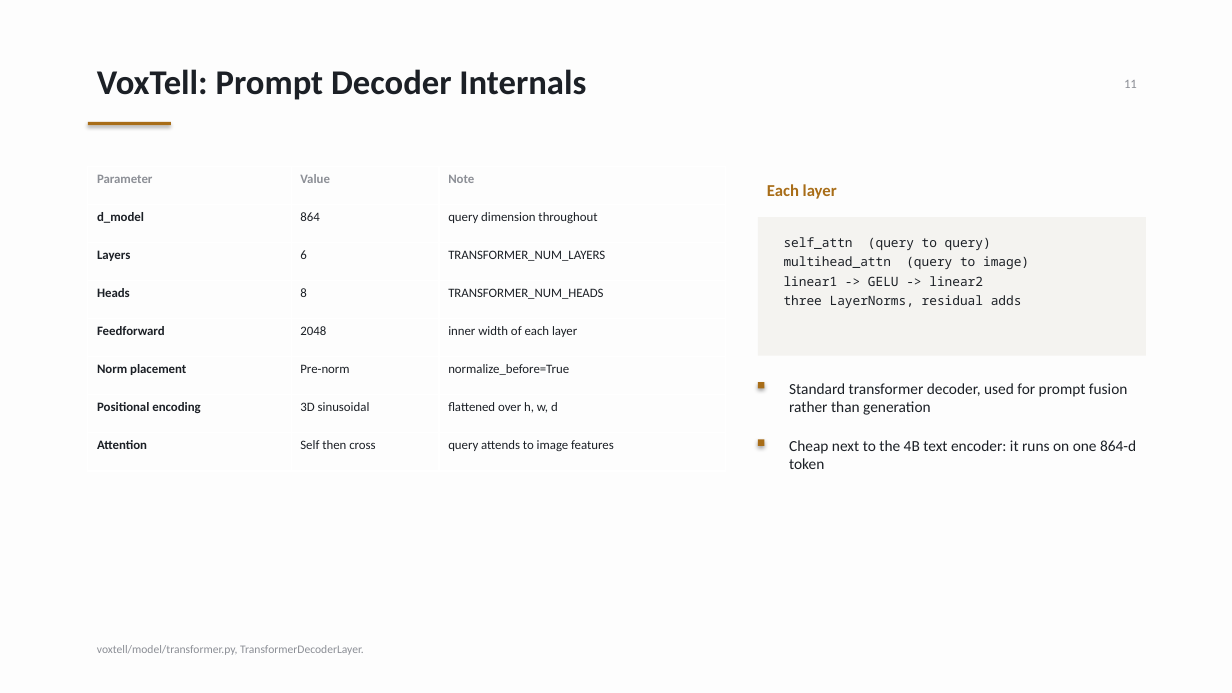
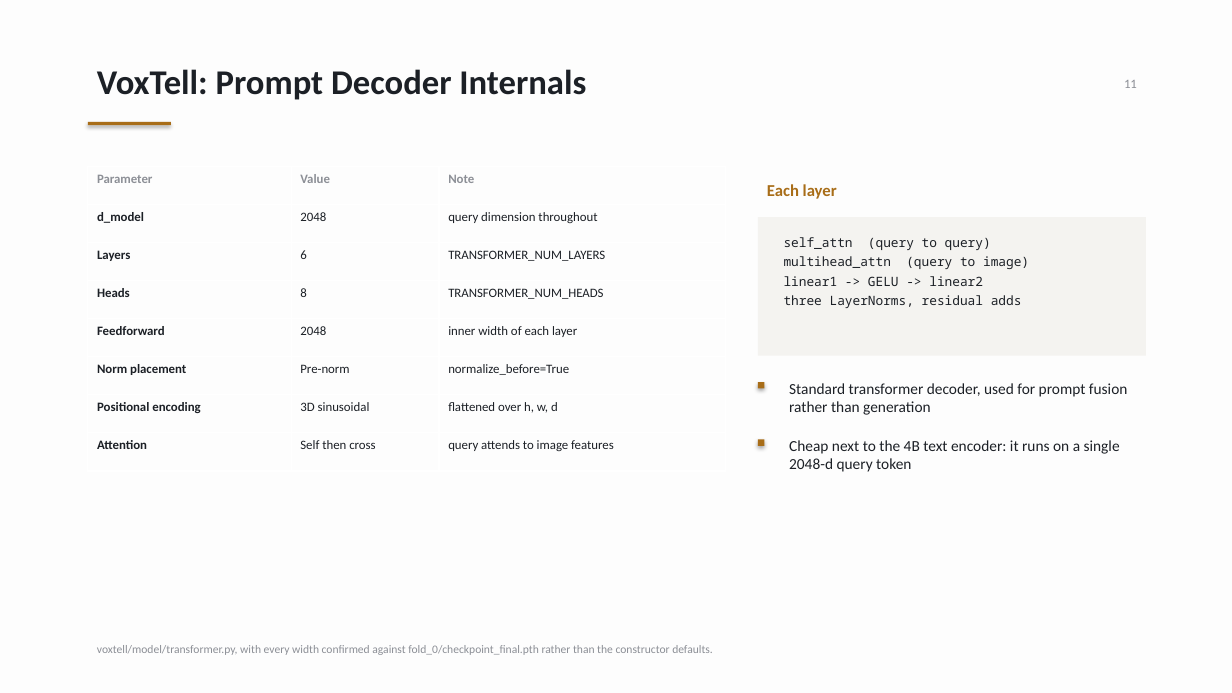
Before and after one commit to pentaexe/VoxTell-main, a slide deck: slide 11 of slides.pptx. Drawn at 1232x693 pixels with LibreOffice and Linux fonts; fonts in the diff are those of the drawing. Boxes give left, top, right and bottom in pixels: in the first picture for what was removed or moved away, otherwise in the second. Text is boxed around its words. In the diff, an @@ line names an element or a change of style, - is before the commit and + after.

```diff
--- a/slides.pptx
+++ b/slides.pptx
@@ table at box(88, 166, 726, 471) @@
-row 2, column 2: 864
+row 2, column 2: 2048
@@ text at box(789, 440, 1120, 472): text changed @@
-Cheap next to the 4B text encoder: it runs on one 864-d token
+Cheap next to the 4B text encoder: it runs on a single 2048-d query token
@@ text at box(97, 645, 713, 655): text changed @@
-voxtell/model/transformer.py, TransformerDecoderLayer.
+voxtell/model/transformer.py, with every width confirmed against fold_0/checkpoint_final.pth rather than the constructor defaults.
```
Also in this commit, not shown: 2 other slides changed, 1 other file.
